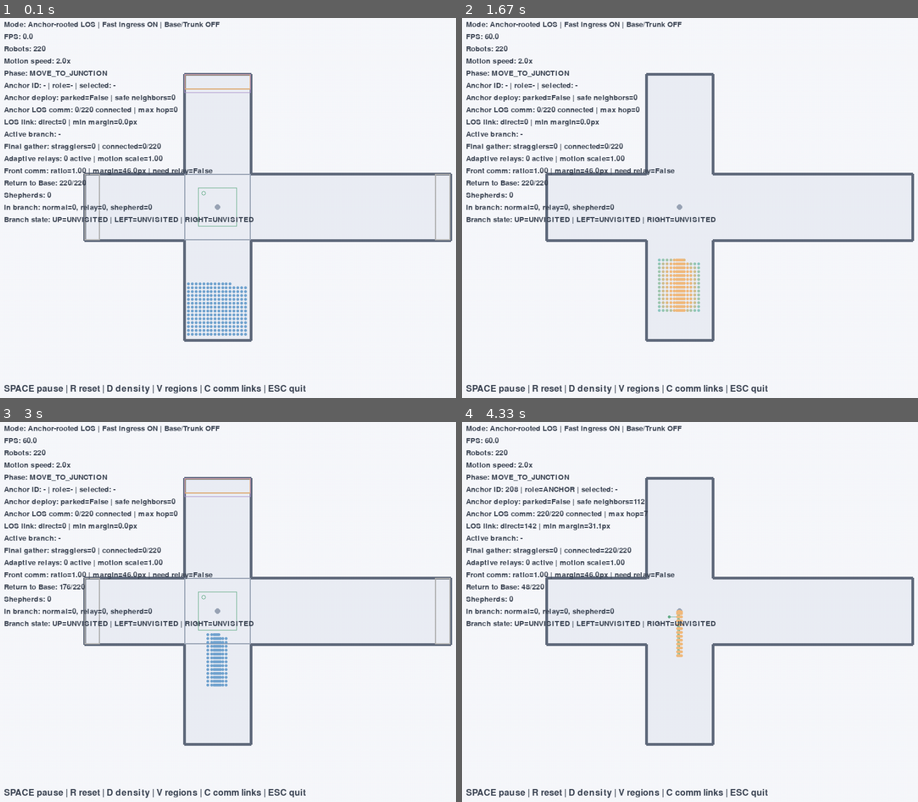
Above: before the commit, frames 1-4 (two rows, left to right).
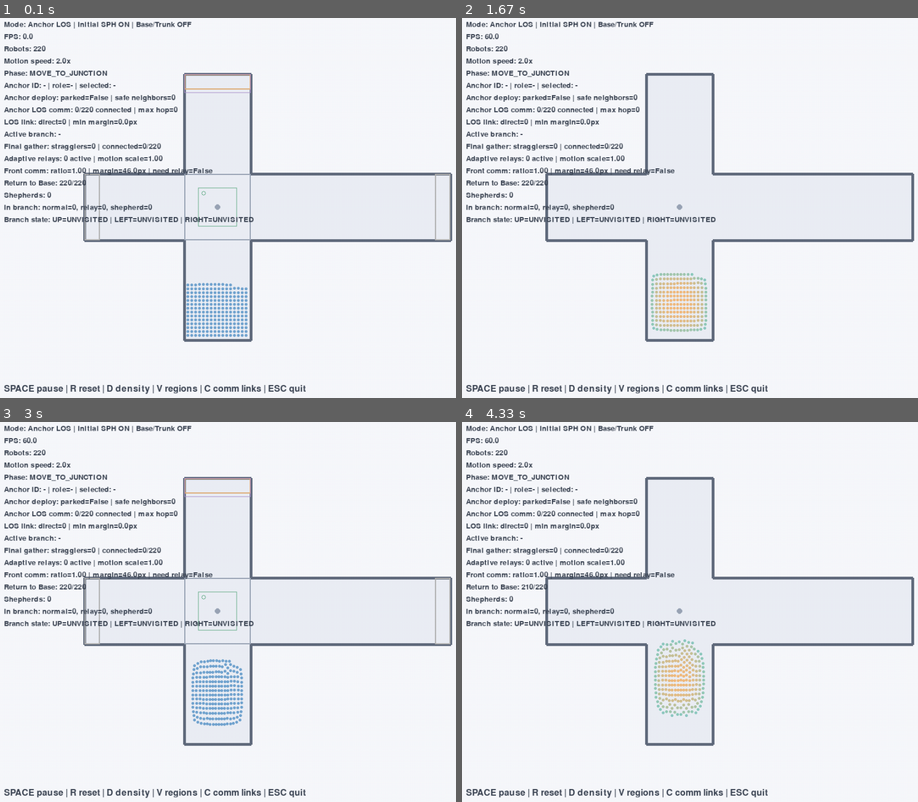
Above: after the commit, the same moments.

Repository: gaheebella/PDFS-Multi-Robot
Game: pygame game, started from pygame_simulator/main.py
Same seed, same stepped clock (60 frames per second), same inputs: the game is played once before the commit and once after it.
Inputs:
- Up to frame 1 (0.1 s): no input
- Up to frame 2 (1.67 s): tap Space at 0.33, 1.07, 1.37, 1.57 s; tap D at 0.67 s; tap V at 1.15 s
- Up to frame 3 (3 s): tap Space at 1.9, 2.2, 2.4, 2.7, 2.97 s; tap D at 1.98 s; tap V at 2.48 s
- Up to frame 4 (4.33 s): tap Space at 3.3, 3.6, 3.73, 4.13 s; tap D at 3.38 s; tap V at 3.82 s

The runs differ from the first frame. In frame 1, 1.5% of the frame differs, in the area x 11-55%, y 0-84%; in frame 2, 1.7%; in frame 3, 1.7%; in frame 4, 2.3%, in the area x 9-54%, y 0-78%.

Commit message:
feat: add SPH-based initial ingress and fast shepherd release

Diff:
--- a/pygame_simulator/main.py
+++ b/pygame_simulator/main.py
@@ -20,7 +20,7 @@
 SUBSTEPS = 1
 
 screen = pygame.display.set_mode((SCREEN_WIDTH, SCREEN_HEIGHT))
-pygame.display.set_caption("SPH + DFS Adaptive Relay + Fast Initial Ingress")
+pygame.display.set_caption("SPH + DFS Adaptive Relay + Fast Shepherd Release")
 clock = pygame.time.Clock()
 font = pygame.font.SysFont(None, 24)
 small_font = pygame.font.SysFont(None, 20)
@@ -259,14 +259,18 @@
 MAX_ACCELERATION = 520.0 * MOTION_SPEED_MULTIPLIER
 EPSILON = 1e-8
 
-# 초기 Base→Junction 이동은 Anchor와 통신 그래프가 아직 없으므로
-# 무거운 SPH/LOS 계산 대신 전용 2차 속도 추종 제어를 사용합니다.
-# 저사양 환경에서 FPS가 낮아도 첫 이동이 멈춰 보이지 않도록 실제 경과시간을
-# 최대 0.12초까지 반영합니다. Junction 진입 후에는 기존 SPH 제어로 전환합니다.
-INITIAL_INGRESS_SPEED = 76.0
-INITIAL_INGRESS_RESPONSE = 7.0
-INITIAL_INGRESS_CENTERING = 1.6
-INITIAL_INGRESS_MAX_DT = 0.12
+# 초기 Base→Junction 이동에서도 SPH 압력·점성·반발력을 계속 계산합니다.
+# 모든 로봇을 Junction 중심 한 점으로 끌어당기지 않고, 각 로봇이 시작할 때의
+# 횡방향 lane을 약하게 유지하면서 위쪽으로 이동하도록 합니다.
+INITIAL_INGRESS_FORCE = 44.0 * MOTION_SPEED_MULTIPLIER
+INITIAL_INGRESS_LANE_GAIN = 1.0
+INITIAL_INGRESS_LANE_MAX_FORCE = 20.0
+INITIAL_INGRESS_TARGET_Y = center_y + 10.0
+INITIAL_INGRESS_BRAKE_DISTANCE = 34.0
+INITIAL_INGRESS_MIN_FORCE_SCALE = 0.18
+
+# SPH 적분이 불안정해지지 않도록 초기 단계도 큰 dt를 사용하지 않습니다.
+INITIAL_INGRESS_MAX_DT = 0.04
 NORMAL_PHYSICS_MAX_DT = 0.05
 
 # 고립 로봇이 무리를 따라오도록 하는 보조항
@@ -298,7 +302,7 @@
 SHEPHERD_HOLD_KP = 9.5
 SHEPHERD_HOLD_KD = 3.8
 SHEPHERD_FORM_SPEED = 110.0 * MOTION_SPEED_MULTIPLIER
-SHEPHERD_RELEASE_SPEED = 12.0 * MOTION_SPEED_MULTIPLIER
+SHEPHERD_RELEASE_SPEED = 18.0 * MOTION_SPEED_MULTIPLIER
 SHEPHERD_FORM_TOLERANCE = 3.0
 SHEPHERD_FORM_TIMEOUT = 0.9
 
@@ -308,13 +312,17 @@
 VIRTUAL_PRESSURE_FORCE = 145.0
 PRESSURE_RAMP_TIME = 0.8
 
-# 일반 로봇의 backtracking 흐름이 형성되면 Shepherd를 즉시 해제
-FLOW_SPEED_THRESHOLD = 2.5
-FLOW_RATIO_THRESHOLD = 0.72
-FLOW_AVERAGE_SPEED_THRESHOLD = 3.0
-FLOW_ESTABLISH_DWELL_TIME = 0.25
-FLOW_MIN_NORMAL_COUNT = 8
-FLOW_FALLBACK_TIME = 3.0
+# Shepherd 바로 앞의 국소 로봇층이 Junction 방향으로 움직이기 시작하면
+# Branch 전체가 뒤집힐 때까지 기다리지 않고 Shepherd를 즉시 해제합니다.
+SHEPHERD_LOCAL_FLOW_DEPTH = 58.0
+SHEPHERD_LOCAL_FLOW_FORWARD_ALLOWANCE = 6.0
+SHEPHERD_MIN_PUSH_TIME = 0.18
+FLOW_SPEED_THRESHOLD = 1.5
+FLOW_RATIO_THRESHOLD = 0.45
+FLOW_AVERAGE_SPEED_THRESHOLD = 1.8
+FLOW_ESTABLISH_DWELL_TIME = 0.12
+FLOW_MIN_NORMAL_COUNT = 6
+FLOW_FALLBACK_TIME = 1.0
 
 # 조기 해제 뒤 전체가 함께 빠져나가는 단계
 FLOW_BACKTRACK_FORCE = 46.0 * MOTION_SPEED_MULTIPLIER
@@ -683,6 +691,11 @@
     def __init__(self, x, y, robot_id):
         self.robot_id = robot_id
         self.position = pygame.Vector2(x, y)
+
+        # 초기 Junction 진입 시 모든 로봇이 중앙 한 점으로 몰리지 않도록
+        # 생성 당시의 횡방향 위치를 약한 lane 기준으로 저장합니다.
+        self.ingress_lane_x = float(x)
+
         self.velocity = pygame.Vector2(0.0, 0.0)
         self.acceleration = pygame.Vector2(0.0, 0.0)
         self.radius = ROBOT_RADIUS
@@ -2032,8 +2045,21 @@
     )
 
 
-def normal_backtracking_metrics(robots, branch):
-    """Branch 안 일반 로봇이 Junction 방향으로 흐르기 시작했는지 계산합니다."""
+def get_local_pressure_front_normals(robots, branch):
+    """Shepherd 경계 바로 앞의 국소 일반 로봇층만 반환합니다.
+
+    기존에는 Branch 전체 NORMAL 로봇의 72%가 후진해야 Shepherd를 해제했기
+    때문에, 이미 압력 전달이 시작돼도 Shepherd가 dead-end에 오래 고정됐습니다.
+    실제 해제 판단에는 Shepherd와 직접 상호작용하는 첫 번째 국소 로봇층만
+    사용하는 것이 더 자연스럽습니다.
+    """
+    shepherds = [
+        robot
+        for robot in robots
+        if robot.role == "SHEPHERD"
+        and get_robot_region(robot.position) == branch
+    ]
+
     normals = [
         robot
         for robot in robots
@@ -2041,6 +2067,29 @@
         and get_robot_region(robot.position) == branch
     ]
 
+    if not shepherds:
+        return normals
+
+    boundary_progress = sum(
+        branch_progress(robot, branch)
+        for robot in shepherds
+    ) / len(shepherds)
+
+    return [
+        robot
+        for robot in normals
+        if (
+            boundary_progress - SHEPHERD_LOCAL_FLOW_DEPTH
+            <= branch_progress(robot, branch)
+            <= boundary_progress + SHEPHERD_LOCAL_FLOW_FORWARD_ALLOWANCE
+        )
+    ]
+
+
+def normal_backtracking_metrics(robots, branch):
+    """Shepherd 인접 국소층의 Junction 방향 흐름 형성 정도를 계산합니다."""
+    normals = get_local_pressure_front_normals(robots, branch)
+
     if not normals:
         return 1.0, 0.0, 0
 
@@ -2069,11 +2118,13 @@
     released = 0
     backtrack_direction = get_backtrack_direction(active_branch)
 
+    local_normals = get_local_pressure_front_normals(
+        robots,
+        active_branch,
+    )
     normal_signed_speeds = [
         robot.velocity.dot(backtrack_direction)
-        for robot in robots
-        if robot.role == "NORMAL"
-        and get_robot_region(robot.position) == active_branch
+        for robot in local_normals
     ]
 
     positive_speeds = [
@@ -2082,12 +2133,16 @@
     ]
 
     if positive_speeds:
+        measured_flow_speed = sum(positive_speeds) / len(positive_speeds)
         average_flow_speed = max(
             SHEPHERD_RELEASE_SPEED,
-            sum(positive_speeds) / len(positive_speeds),
+            measured_flow_speed * 1.15,
         )
     else:
         average_flow_speed = SHEPHERD_RELEASE_SPEED
+
+    # 과도한 초기속도로 로봇층을 다시 압축하지 않도록 제한합니다.
+    average_flow_speed = min(average_flow_speed, MAX_SPEED * 0.45)
 
     for robot in robots:
         if robot.role != "SHEPHERD":
@@ -2111,38 +2166,14 @@
 
 
 def update_initial_ingress(robots, dt):
-    """Anchor 선발 전 Base에서 Junction까지 로봇을 확실하게 이동시킵니다.
-
-    초기 단계에서는 아직 통신 루트가 없고 모든 로봇이 같은 직선 복도에 있으므로,
-    전체 SPH·LOS 그래프를 매 프레임 계산할 필요가 없습니다. NORMAL 로봇은
-    Junction 방향 목표속도를 추종하고, 좌우 중심 정렬만 약하게 적용합니다.
-    Anchor가 선발되면 Anchor 자체는 기존 Robot.update()의 안전 배치 제어를 사용합니다.
+    """초기 단계에서 이미 계산된 SPH 가속도를 적분합니다.
+
+    이전 버전은 여기에서 모든 NORMAL 로봇에 같은 중심선 목표속도를 직접
+    부여해 밀도·압력 계산을 우회했습니다. 현재 버전은 메인 루프에서 먼저
+    밀도→압력→SPH 힘을 계산하고, 이 함수는 위치 적분만 수행합니다.
     """
-    junction_entry_target_y = center_y + 8.0
-
     for robot in robots:
-        if robot.role == "ANCHOR":
-            robot.update(dt)
-            continue
-
-        if robot.role != "NORMAL":
-            robot.update(dt)
-            continue
-
-        # Junction 입구까지는 위쪽으로 전진하고, 복도 중심선에서 멀어진 만큼
-        # x방향 복원속도를 더합니다.
-        y_error = junction_entry_target_y - robot.position.y
-        upward_speed = -INITIAL_INGRESS_SPEED if y_error < 0.0 else 0.0
-        lateral_speed = INITIAL_INGRESS_CENTERING * (center_x - robot.position.x)
-        lateral_speed = max(-28.0, min(28.0, lateral_speed))
-
-        desired_velocity = pygame.Vector2(lateral_speed, upward_speed)
-        robot.acceleration = (
-            desired_velocity - robot.velocity
-        ) * INITIAL_INGRESS_RESPONSE
-        limit_vector(robot.acceleration, MAX_ACCELERATION)
         robot.update(dt)
-
 
 def compute_densities(robots, grid):
     self_contribution = spiky_kernel(0.0, SMOOTHING_LENGTH)
@@ -2231,9 +2262,30 @@
             return force
 
     if phase == SimulationPhase.MOVE_TO_JUNCTION:
-        force = (
-            normalized_direction_toward(robot.position, junction_target)
-            * ROUTE_FORCE
+        # 초기 이동에서도 한 점 목표를 사용하지 않습니다. 한 점 목표는 좌우의
+        # 로봇을 중앙으로 압축하므로, 위쪽 진행력과 약한 lane 유지력만 줍니다.
+        # 밀도·압력·점성·반발력은 compute_sph_forces()에서 동시에 적용됩니다.
+        y_distance = robot.position.y - INITIAL_INGRESS_TARGET_Y
+
+        if y_distance > 0.0:
+            # Junction 진입선에 가까워질수록 진행력을 부드럽게 줄여 앞줄이
+            # 정지한 뒤 뒤쪽 로봇이 과도하게 밀어 넣는 현상을 줄입니다.
+            approach_scale = max(
+                INITIAL_INGRESS_MIN_FORCE_SCALE,
+                min(1.0, y_distance / INITIAL_INGRESS_BRAKE_DISTANCE),
+            )
+            force.y = -INITIAL_INGRESS_FORCE * approach_scale
+        else:
+            # 이미 진입선에 도달한 로봇은 더 위쪽 벽으로 계속 밀지 않습니다.
+            force.y = 0.0
+
+        lane_error = robot.ingress_lane_x - robot.position.x
+        force.x = max(
+            -INITIAL_INGRESS_LANE_MAX_FORCE,
+            min(
+                INITIAL_INGRESS_LANE_MAX_FORCE,
+                INITIAL_INGRESS_LANE_GAIN * lane_error,
+            ),
         )
 
     elif phase == SimulationPhase.EXPLORE_BRANCH:
@@ -2647,7 +2699,8 @@
         )
 
         flow_is_established = (
-            normal_count >= FLOW_MIN_NORMAL_COUNT
+            pressure_push_timer >= SHEPHERD_MIN_PUSH_TIME
+            and normal_count >= FLOW_MIN_NORMAL_COUNT
             and moving_ratio >= FLOW_RATIO_THRESHOLD
             and average_speed >= FLOW_AVERAGE_SPEED_THRESHOLD
         )
@@ -2842,7 +2895,9 @@
 
 print("[MODE] Anchor-rooted LOS communication enabled")
 print("[MODE] Base communication and trunk relays are disabled")
-print("[MODE] Fast initial ingress enabled: movement starts without pre-anchor LOS/SPH overhead")
+print("[MODE] Initial ingress uses always-on SPH density, pressure, viscosity, and repulsion")
+print("[MODE] Relay slots are candidates only; relays deploy only on communication risk")
+print("[MODE] Shepherds release from local front-flow detection")
 robots, reference_density, color_reference_density = initialize_simulation()
 
 # =========================================================
@@ -2890,14 +2945,18 @@
         communication_frame_counter += 1
 
         if phase == SimulationPhase.MOVE_TO_JUNCTION:
-            # Anchor가 선발되기 전에는 통신/LOS와 전체 SPH 계산을 생략하여
-            # 초기 이동이 저 FPS에서 정지한 것처럼 보이는 문제를 제거합니다.
-            # Anchor가 생긴 뒤에는 안전 주차를 위해 국소 통신 그래프를 갱신합니다.
+            # 초기 단계부터 HydroSwarm 기반 SPH 계산을 생략하지 않습니다.
+            # 통신은 Anchor가 선발된 뒤에만 계산하지만, 밀도·압력·점성·반발력은
+            # 첫 프레임부터 적용되어 로봇들이 중앙에 비현실적으로 압축되지 않습니다.
             spatial_grid = build_spatial_grid(robots)
             if junction_anchor is not None:
                 update_communication_system(robots, spatial_grid)
 
+            compute_densities(robots, spatial_grid)
+            compute_pressures(robots, reference_density)
+            compute_sph_forces(robots, spatial_grid)
             update_initial_ingress(robots, frame_dt)
+
             update_anchor_entry_records(robots, simulation_time)
             update_simulation_state(robots, frame_dt, reference_density)
 
@@ -3046,7 +3105,7 @@
     front_comm_status = get_front_communication_status(robots, active_branch)
 
     hud_lines = [
-        "Mode: Anchor-rooted LOS | Fast ingress ON | Base/Trunk OFF",
+        "Mode: Anchor LOS | Initial SPH ON | Base/Trunk OFF",
         f"FPS: {clock.get_fps():.1f}",
         f"Robots: {len(robots)}",
         f"Motion speed: {MOTION_SPEED_MULTIPLIER:.1f}x",
